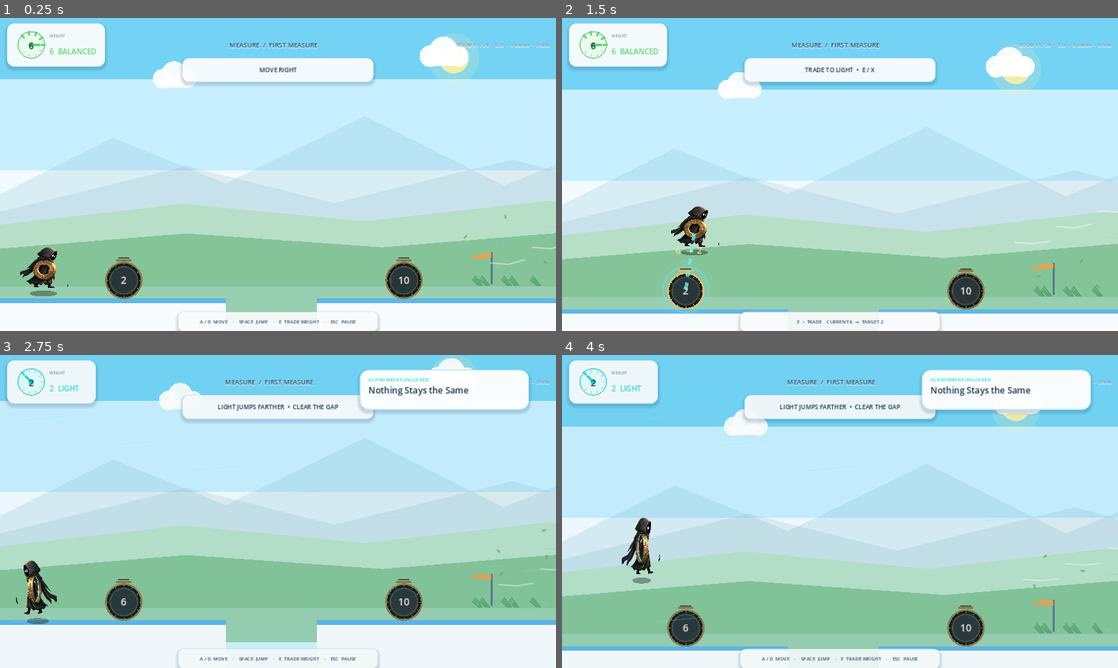
Above: before the commit, frames 1-4 (two rows, left to right).
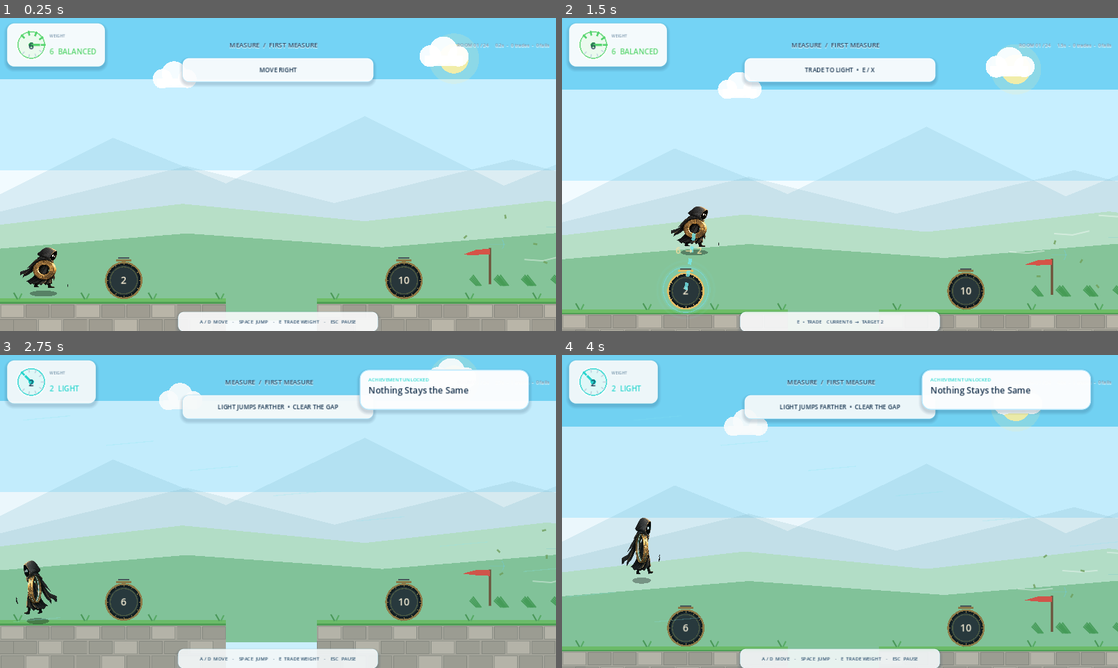
Above: after the commit, the same moments.

Repository: lienowen/how-heavy
Game: Godot game, scene res://scenes/main.tscn
Same seed, same stepped clock (60 frames per second), same inputs: the game is played once before the commit and once after it.
Inputs (mouse positions are in pixels of both pictures, inside the frame that each line leads up to):
- Up to frame 1 (0.25 s): no input
- Up to frame 2 (1.5 s): tap Enter (ui_accept) at 0.5 s; move the mouse to (962, 158) at 0.52 s; hold D (move_right) 0.53-1.25 s; tap E (exchange) at 0.6 s; click (962, 158) at 0.67 s; tap Space (jump) at 0.77 s; drag from (728, 190) to (684, 277) at 1.27 s
- Up to frame 3 (2.75 s): move the mouse to (333, 442) at 2.02 s; hold A (move_left) from 2.03 s (still down); tap E (exchange) at 2.1 s
- Up to frame 4 (4 s): release A (move_left) at 2.75 s; drag from (812, 574) to (967, 589) at 2.77 s; move the mouse to (1006, 558) at 3.52 s; hold D (move_right) from 3.53 s (still down); tap E (exchange) at 3.6 s; tap Space (jump) at 3.77 s

The runs differ from the first frame. In frame 1, 8.2% of the frame differs, in the area x 0-100%, y 71-100%; in frame 2, 5.2%; in frame 3, 12%, in the area x 0-100%, y 68-100%; in frame 4, 5.2%.

Commit message:
Turn platforms into stone and grass scenery

Diff:
--- a/scripts/world_production_art_fixed.gd
+++ b/scripts/world_production_art_fixed.gd
@@ -20,9 +20,9 @@
 	player.fell_out.connect(on_fell)
 	player.heavy_impact.connect(on_impact)
 	var camera := Camera2D.new()
-	camera.position = Vector2(0, -235)
+	camera.position = Vector2(0, -225)
 	camera.position_smoothing_enabled = true
-	camera.position_smoothing_speed = 6
+	camera.position_smoothing_speed = 7
 	camera.limit_left = 0
 	camera.limit_right = 3550
 	camera.limit_top = 0
@@ -31,85 +31,116 @@
 	update_weight(player.weight)
 
 func _draw() -> void:
-	# No legacy background texture here. The chapter environment is the only backdrop.
-	# A very light floor tint keeps gaps readable without creating a giant white slab.
-	draw_rect(Rect2(0, 642, 3550, 298), Color(0.80, 0.93, 0.96, 0.26))
-
+	# The playfield is scenery now, not UI rectangles.
 	for child in get_children():
 		if child is StaticBody2D and child.has_meta("rect") and child.visible:
 			var local_rect: Rect2 = child.get_meta("rect")
 			var target := Rect2(child.position.x + local_rect.position.x, child.position.y + local_rect.position.y, local_rect.size.x, local_rect.size.y)
 			var fragile := bool(child.get_meta("fragile"))
-			var body_color := Color("ffe0b2") if fragile else Color("f7fbfd")
-			var edge_color := ProductionTheme.ORANGE if fragile else Color("5db7e8")
-			draw_rect(target, body_color)
-			draw_rect(Rect2(target.position, Vector2(target.size.x, minf(10.0, target.size.y))), edge_color, true)
-			draw_line(target.position + Vector2(0, target.size.y - 1), target.end - Vector2(0, 1), Color(0.14, 0.36, 0.48, 0.16), 2)
+			if fragile:
+				draw_fragile_platform(target)
+			else:
+				draw_stone_platform(target)
 
 	for zone in wind_zones:
 		draw_wind_zone(float(zone[0]), float(zone[1]), float(zone[2]))
 
 	if needs_break and broken:
 		var item = room_layout.fragile[0]
-		draw_rect(Rect2(float(item[0]), float(item[1]), float(item[2]), 940.0 - float(item[1])), Color("8edcf6"))
+		var gap := Rect2(float(item[0]), float(item[1]), float(item[2]), 940.0 - float(item[1]))
+		draw_rect(gap, Color("75c9e8"))
+		for i in range(7):
+			draw_circle(Vector2(gap.position.x + 18 + i * 25, gap.position.y + 22 + (i % 2) * 10), 5, Color(1,1,1,0.42))
+
+func draw_stone_platform(rect: Rect2) -> void:
+	# grass cap
+	draw_rect(Rect2(rect.position, Vector2(rect.size.x, minf(12.0, rect.size.y))), Color("6ebd66"), true)
+	draw_rect(Rect2(rect.position + Vector2(0,8), Vector2(rect.size.x, minf(8.0, rect.size.y))), Color("4f9f54"), true)
+
+	# stone body
+	var body := Rect2(rect.position + Vector2(0,12), Vector2(rect.size.x, maxf(0.0, rect.size.y - 12)))
+	draw_rect(body, Color("a8a59a"), true)
+	var stone_w := 58.0
+	var stone_h := 34.0
+	var rows := int(ceil(body.size.y / stone_h))
+	var cols := int(ceil(body.size.x / stone_w))
+	for row in range(rows):
+		for col in range(cols):
+			var offset_x := 0.0 if row % 2 == 0 else stone_w * 0.5
+			var x := body.position.x + col * stone_w - offset_x
+			var y := body.position.y + row * stone_h
+			var cell := Rect2(x + 2, y + 2, stone_w - 5, stone_h - 5)
+			if cell.end.x < body.position.x or cell.position.x > body.end.x: continue
+			cell.position.x = maxf(cell.position.x, body.position.x)
+			cell.size.x = minf(cell.end.x, body.end.x) - cell.position.x
+			var shade := Color("b9b5a8") if (row + col) % 3 == 0 else Color("9f9c91")
+			draw_rect(cell, shade, true)
+			draw_rect(cell, Color(0.22,0.25,0.25,0.22), false, 1.5)
+
+	# small plants break up long platforms
+	for x in range(int(rect.position.x) + 40, int(rect.end.x), 155):
+		var base := Vector2(x, rect.position.y + 1)
+		draw_line(base, base + Vector2(-8,-14), Color("4c9958"), 2.2, true)
+		draw_line(base + Vector2(4,0), base + Vector2(10,-12), Color("5aac65"), 2.2, true)
+
+func draw_fragile_platform(rect: Rect2) -> void:
+	draw_rect(rect, Color("c9824d"), true)
+	draw_rect(Rect2(rect.position, Vector2(rect.size.x, minf(9.0, rect.size.y))), Color("efb067"), true)
+	for x in range(int(rect.position.x) + 12, int(rect.end.x), 26):
+		draw_line(Vector2(x, rect.position.y + 8), Vector2(x + 12, rect.position.y + rect.size.y - 5), Color("8e5939"), 2.0)
+		draw_line(Vector2(x + 12, rect.position.y + rect.size.y - 5), Vector2(x + 20, rect.position.y + 13), Color("8e5939"), 2.0)
 
 func draw_wind_zone(start: float, finish: float, force: float) -> void:
 	var span := maxf(80.0, finish - start)
 	var speed := 150.0 + absf(force) * 0.12
-	var alpha := clampf(0.22 + absf(force) / 3400.0, 0.24, 0.48)
+	var alpha := clampf(0.20 + absf(force) / 3600.0, 0.22, 0.44)
 	var wind_dir := -1.0 if force >= 0.0 else 1.0
 	var strength := clampf(absf(force) / 900.0, 0.25, 1.0)
 
-	# Only wind zones get flags/grass. Decorative flags were removed from the rest of the level.
 	for i in range(2):
-		var pole_x := lerpf(start + 52.0, finish - 52.0, float(i))
+		var pole_x := lerpf(start + 48.0, finish - 48.0, float(i))
 		draw_wind_flag(Vector2(pole_x, 636.0), wind_dir, strength, i)
 
-	for i in range(8):
-		var grass_x := start + 26.0 + fposmod(float(i * 67), maxf(70.0, span - 45.0))
+	for i in range(9):
+		var grass_x := start + 24.0 + fposmod(float(i * 63), maxf(70.0, span - 45.0))
 		draw_wind_grass(Vector2(grass_x, 640.0), wind_dir, strength, i)
 
-	for row in range(5):
-		var y := 445.0 + row * 36.0
-		var phase := fposmod(visual_time * speed + row * 97.0, span + 150.0)
+	for row in range(4):
+		var y := 455.0 + row * 42.0
+		var phase := fposmod(visual_time * speed + row * 103.0, span + 150.0)
 		var x := finish + 70.0 - phase if wind_dir < 0.0 else start - 70.0 + phase
 		if x >= start - 80.0 and x <= finish + 80.0:
 			var wobble := sin(visual_time * 3.2 + row) * 4.0
 			var pts := PackedVector2Array([
 				Vector2(x - wind_dir * 72.0, y - 5 + wobble),
 				Vector2(x - wind_dir * 34.0, y + 2),
-				Vector2(x + wind_dir * 8.0, y - 1),
+				Vector2(x + wind_dir * 8.0, y - 1)
 			])
-			draw_polyline(pts, Color(1, 1, 1, alpha), 2.0, true)
+			draw_polyline(pts, Color(1,1,1,alpha), 2.0, true)
 
-	for i in range(8):
+	for i in range(10):
 		var drift := fposmod(visual_time * (112.0 + i * 5.0) + i * 91.0, span + 100.0)
 		var x := finish + 50.0 - drift if wind_dir < 0.0 else start - 50.0 + drift
 		if x < start - 30.0 or x > finish + 30.0: continue
 		var y := 470.0 + float((i * 41) % 145) + sin(visual_time * 4.2 + i) * 8.0
 		var tangent := Vector2(cos(visual_time * 2.2 + i), sin(visual_time * 2.2 + i)) * 8.0
-		draw_line(Vector2(x, y) - tangent * 0.5, Vector2(x, y) + tangent * 0.5, Color("77aa62", 0.74), 3.0, true)
-
-	for i in range(5):
-		var dust_phase := fposmod(visual_time * 92.0 + i * 79.0, span)
-		var dust_x := finish - dust_phase if wind_dir < 0.0 else start + dust_phase
-		draw_circle(Vector2(dust_x, 632.0 - float(i % 2) * 5.0), 4.0, Color(0.76, 0.80, 0.70, 0.18))
+		draw_line(Vector2(x,y)-tangent*0.5, Vector2(x,y)+tangent*0.5, Color("6f9d58",0.78), 3.0, true)
 
 func draw_wind_flag(base: Vector2, wind_dir: float, strength: float, index: int) -> void:
-	var top := base + Vector2(0, -72)
-	draw_line(base, top, Color("54788d"), 3.0, true)
+	var top := base + Vector2(0, -82)
+	draw_line(base, top, Color("6f523a"), 4.0, true)
 	var flutter := sin(visual_time * (6.0 + strength * 4.0) + index * 1.7) * (4.0 + strength * 5.0)
-	var length := 34.0 + strength * 30.0
-	var p0 := top + Vector2(0, 6)
-	var p1 := p0 + Vector2(wind_dir * length * 0.5, flutter * 0.3)
-	var p2 := p0 + Vector2(wind_dir * length, flutter * 0.55 + 5.0)
-	var flag := PackedVector2Array([p0 + Vector2(0,-5), p1 + Vector2(0,-4), p2, p1 + Vector2(0,6), p0 + Vector2(0,6)])
-	draw_colored_polygon(flag, Color(ProductionTheme.ORANGE, 0.86))
+	var length := 40.0 + strength * 34.0
+	var p0 := top + Vector2(0, 7)
+	var p1 := p0 + Vector2(wind_dir * length * 0.5, flutter * 0.25)
+	var p2 := p0 + Vector2(wind_dir * length, flutter * 0.5 + 5.0)
+	var flag := PackedVector2Array([p0+Vector2(0,-6), p1+Vector2(0,-5), p2, p1+Vector2(0,7), p0+Vector2(0,7)])
+	draw_colored_polygon(flag, Color("d65347"))
 
 func draw_wind_grass(base: Vector2, wind_dir: float, strength: float, index: int) -> void:
-	var sway := wind_dir * (7.0 + strength * 13.0)
+	var sway := wind_dir * (7.0 + strength * 14.0)
 	var flutter := sin(visual_time * 5.0 + index * 0.9) * 2.0 * strength
-	for blade in range(3):
-		var origin := base + Vector2((blade - 1) * 4.0, 0)
-		var tip := origin + Vector2(sway + flutter + blade * wind_dir, -(14.0 + blade * 4.0))
-		draw_line(origin, tip, Color("4f9e67", 0.80), 2.0, true)
+	for blade in range(4):
+		var origin := base + Vector2((blade - 2) * 3.5, 0)
+		var tip := origin + Vector2(sway + flutter + blade * wind_dir, -(15.0 + blade * 3.0))
+		draw_line(origin, tip, Color("459b55", 0.9), 2.0, true)
